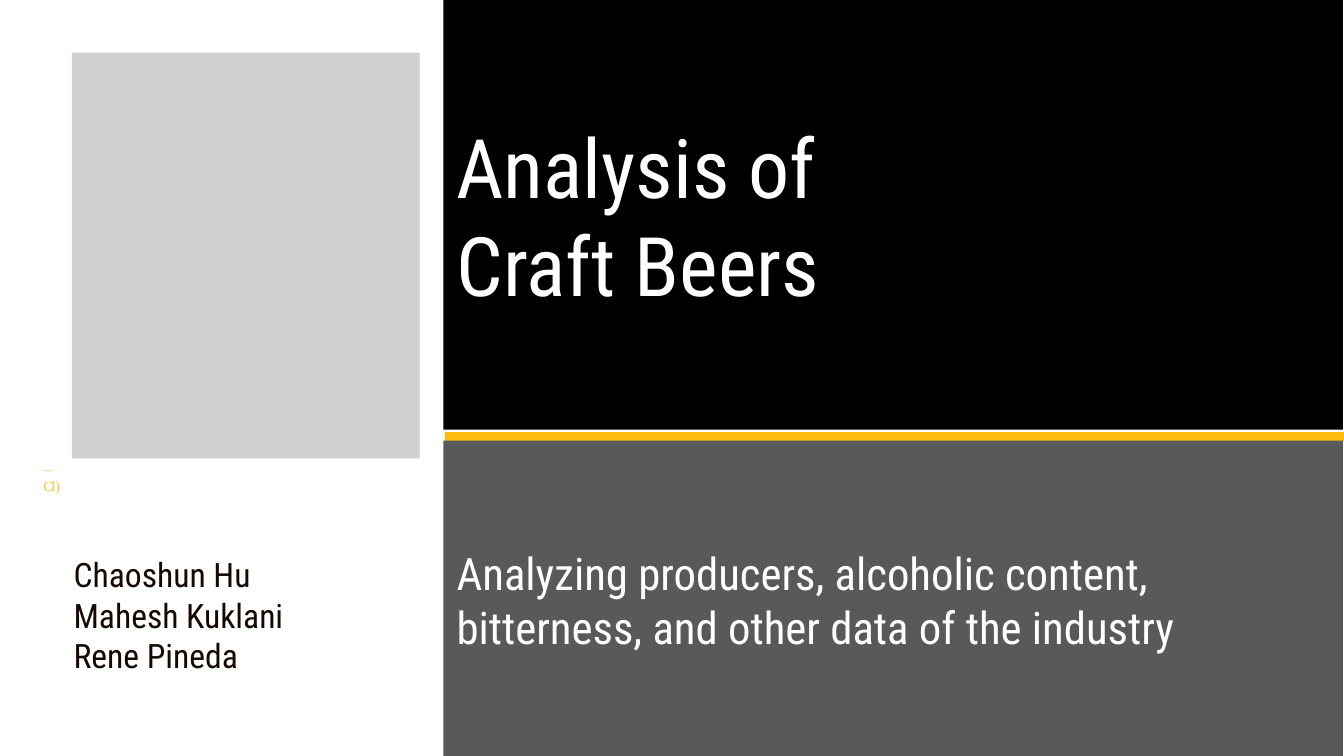
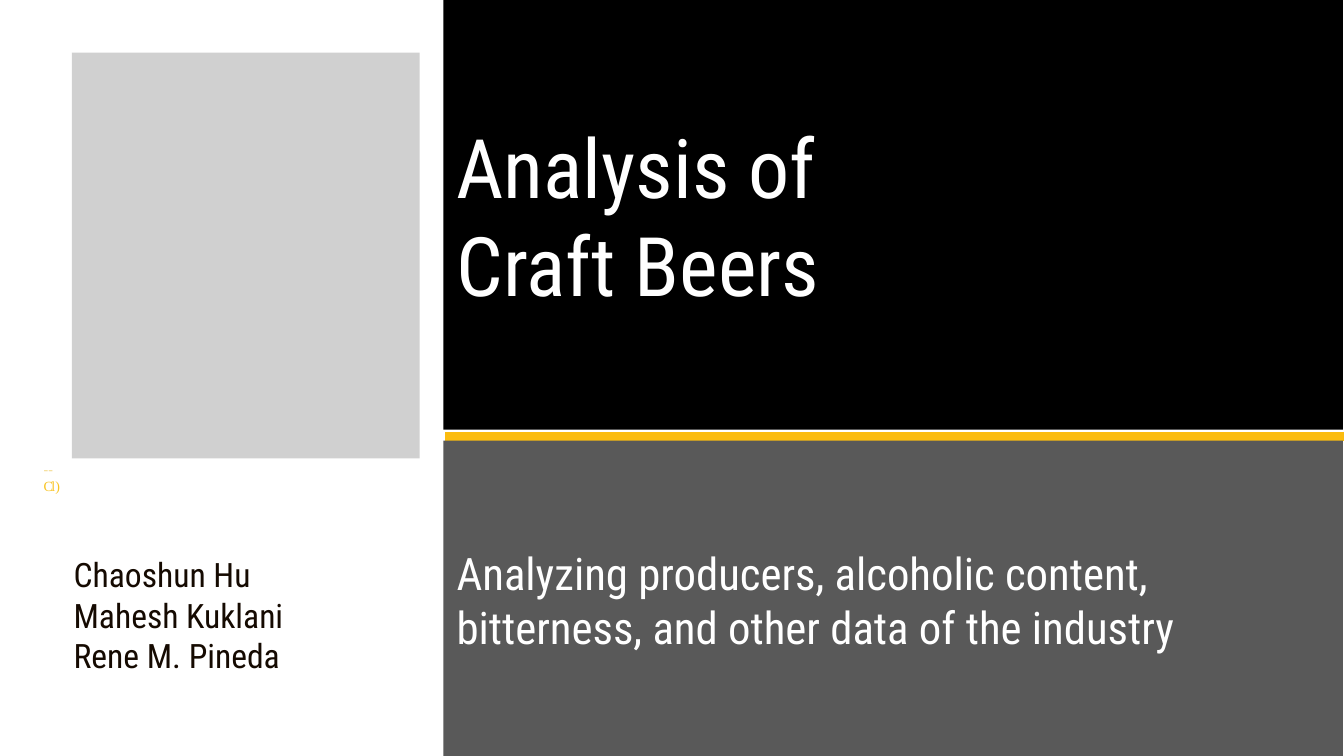
Before and after one commit to renempineda/Craft-Beer-Analysis, a slide deck: slide 1 of Craft Beer Analysis Presentation.pptx. Drawn at 1344x756 pixels with LibreOffice and Linux fonts; fonts in the diff are those of the drawing; grey boxes stand for pictures. Boxes give left, top, right and bottom in pixels: in the first picture for what was removed or moved away, otherwise in the second. Text is boxed around its words. In the diff, an @@ line names an element or a change of style, - is before the commit and + after.

```diff
--- a/Craft Beer Analysis Presentation.pptx
+++ b/Craft Beer Analysis Presentation.pptx
@@ text at box(74, 642, 280, 669): text changed @@
-Rene Pineda
+Rene M. Pineda
```
Also in this commit, not shown: 13 other slides changed, 1 other file.
